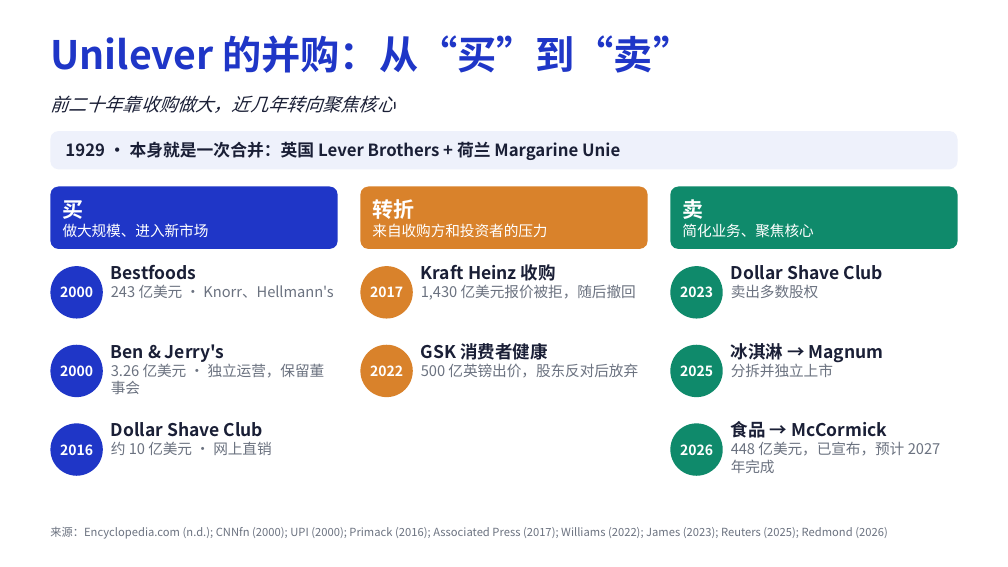
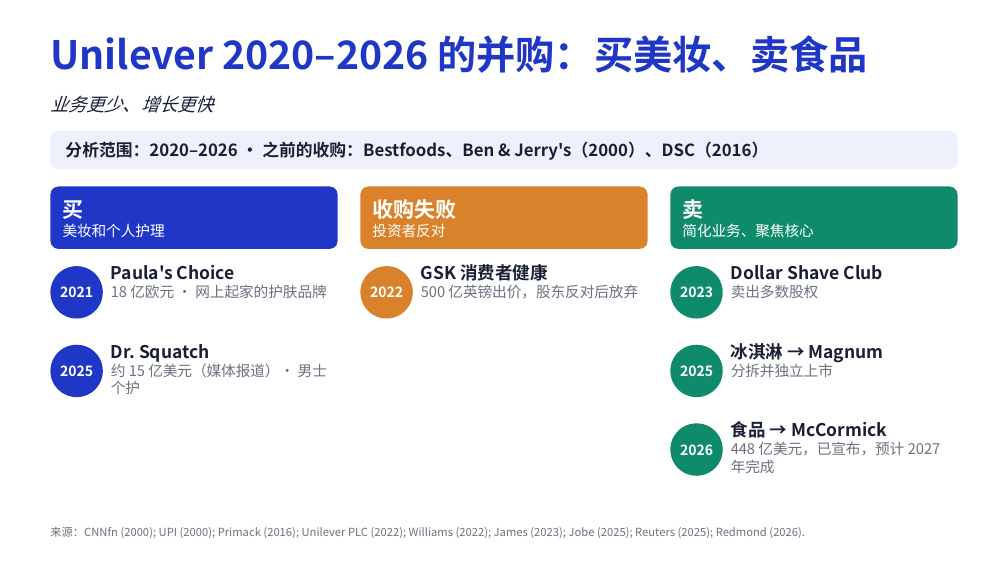
Before and after one commit to dollar3651314/mymba, a slide deck: slide 2 of content/busi1763/files/Unilever_MA_CN.pptx. Drawn at 1008x567 pixels with LibreOffice and Linux fonts; fonts in the diff are those of the drawing. Boxes give left, top, right and bottom in pixels: in the first picture for what was removed or moved away, otherwise in the second. Text is boxed around its words. In the diff, an @@ line names an element or a change of style, - is before the commit and + after.

```diff
--- a/content/busi1763/files/Unilever_MA_CN.pptx
+++ b/content/busi1763/files/Unilever_MA_CN.pptx
@@ title at box(50, 35, 868, 73): text changed @@
-Unilever 的并购：从“买”到“卖”
+Unilever 2020–2026 的并购：买美妆、卖食品
@@ text at box(50, 95, 213, 113): text changed @@
-前二十年靠收购做大，近几年转向聚焦核心
+业务更少、增长更快
@@ text at box(65, 141, 768, 160): text changed @@
-1929 · 本身就是一次合并：英国 Lever Brothers + 荷兰 Margarine Unie
+分析范围：2020–2026 · 之前的收购：Bestfoods、Ben & Jerry's（2000）、DSC（2016）
@@ text at box(372, 199, 456, 237): text changed @@
-转折
-来自收购方和投资者的压力
+收购失败
+投资者反对
@@ text at box(63, 223, 165, 237): text changed @@
-做大规模、进入新市场
+美妆和个人护理
@@ text at box(111, 265, 326, 298): text changed @@
-Bestfoods
-243 亿美元 · Knorr、Hellmann's
+Paula's Choice
+18 亿欧元 · 网上起家的护肤品牌
@@ text "2022": place and size @@
-text "2022" at box(370, 365, 403, 376)
+text "2022" at box(370, 286, 403, 297)
@@ text "GSK 消费者健康": place and size @@
-text "GSK 消费者健康" at box(421, 343, 638, 378)
+text "GSK 消费者健康" at box(421, 264, 638, 299)
@@ text removed at box(421, 264, 636, 300) @@
-Kraft Heinz 收购
-1,430 亿美元报价被拒，随后撤回
@@ text at box(60, 286, 93, 297): text changed @@
-2000
+2021
@@ text removed at box(370, 286, 403, 297) @@
-2017
@@ text at box(111, 344, 327, 394): text changed @@
-Ben & Jerry's
-3.26 亿美元 · 独立运营，保留董事会
+Dr. Squatch
+约 15 亿美元（媒体报道）· 男士个护
@@ ellipse removed at box(361, 345, 413, 397) @@
@@ text at box(60, 365, 93, 376): text changed @@
-2000
+2025
@@ ellipse removed at box(50, 423, 103, 476) @@
@@ text removed at box(60, 444, 93, 455) @@
-2016
@@ text removed at box(111, 422, 271, 455) @@
-Dollar Shave Club
-约 10 亿美元 · 网上直销
@@ text at box(50, 527, 805, 538): text changed @@
-来源：Encyclopedia.com (n.d.); CNNfn (2000); UPI (2000); Primack (2016); Associated Press (2017); Williams (2022); James (2023); Reuters (2025); Redmond (2026)
+来源：CNNfn (2000); UPI (2000); Primack (2016); Unilever PLC (2022); Williams (2022); James (2023); Jobe (2025); Reuters (2025); Redmond (2026).
```
Also in this commit, not shown: 2 other slides changed, 25 other files.
